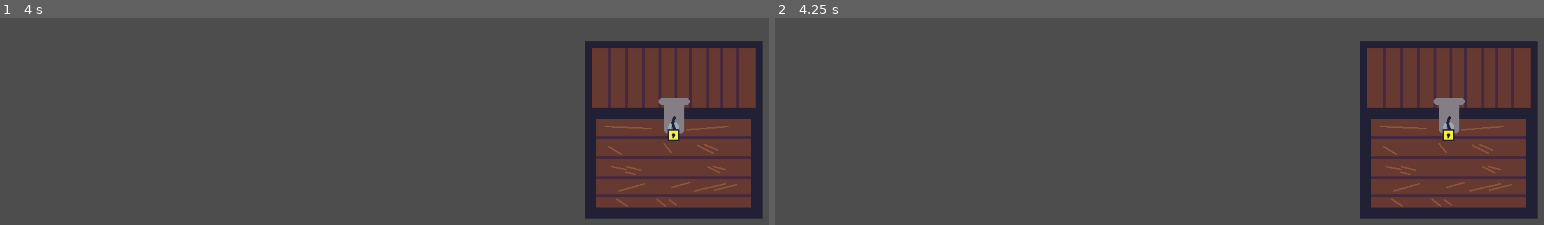
Above: before the commit, frames 1-2 (left to right).
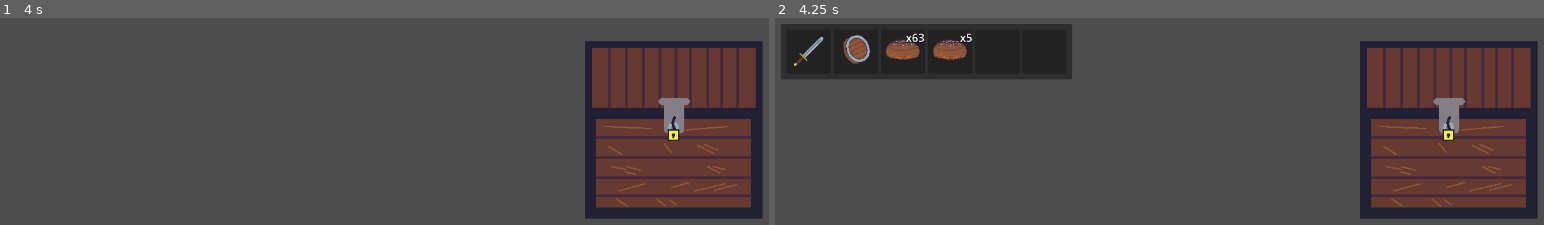
Above: after the commit, the same moments.

Repository: QGeeDev/CraftVentory2D
Game: Godot game, scene res://examples/ExampleScene.tscn
Two runs of this game, one before a commit and one after it. Both use one fixed random seed, a clock stepped at 60 frames per second and the inputs below.
Inputs (mouse positions are in pixels of both pictures, inside the frame that each line leads up to):
- Up to frame 1 (4 s): tap Enter at 0.5, 2, 3.5 s; move the mouse to (576, 218) at 0.52 s; click (576, 218) at 0.67 s; tap Space at 1.25, 2.75 s; move the mouse to (outside the picture) at 1.27 s; click (outside the picture) at 1.42 s; move the mouse to (476, 142) at 2.02 s; click (476, 142) at 2.17 s; move the mouse to (outside the picture) at 2.77 s; click (outside the picture) at 2.92 s; move the mouse to (outside the picture) at 3.52 s; click (outside the picture) at 3.67 s
- Up to frame 2 (4.25 s): tap Tab (toggle_inventory_view) at 4.15 s

Frame 1 is identical in both runs. In frame 2, 10% of the frame differs, in the area x 0-39%, y 2-30%.

Commit message:
Refactored with press tab for inventory visible

Diff:
--- a/examples/ExampleScene.gd
+++ b/examples/ExampleScene.gd
@@ -8,6 +8,7 @@
 # Called when the node enters the scene tree for the first time.
 func _ready():
 	inventory_interface.set_inventory_data(player_data.inventory_data)
+	player_data.toggle_inventory_visible.connect(toggle_inventory_view)
 
 
 func toggle_inventory_view() -> void:
--- a/examples/PlayerData.gd
+++ b/examples/PlayerData.gd
@@ -5,4 +5,5 @@
 signal toggle_inventory_visible()
 
 func _unhandled_input(event: InputEvent) -> void:
-	pass
+	if(Input.is_action_just_pressed("toggle_inventory_view")):
+		toggle_inventory_visible.emit()
